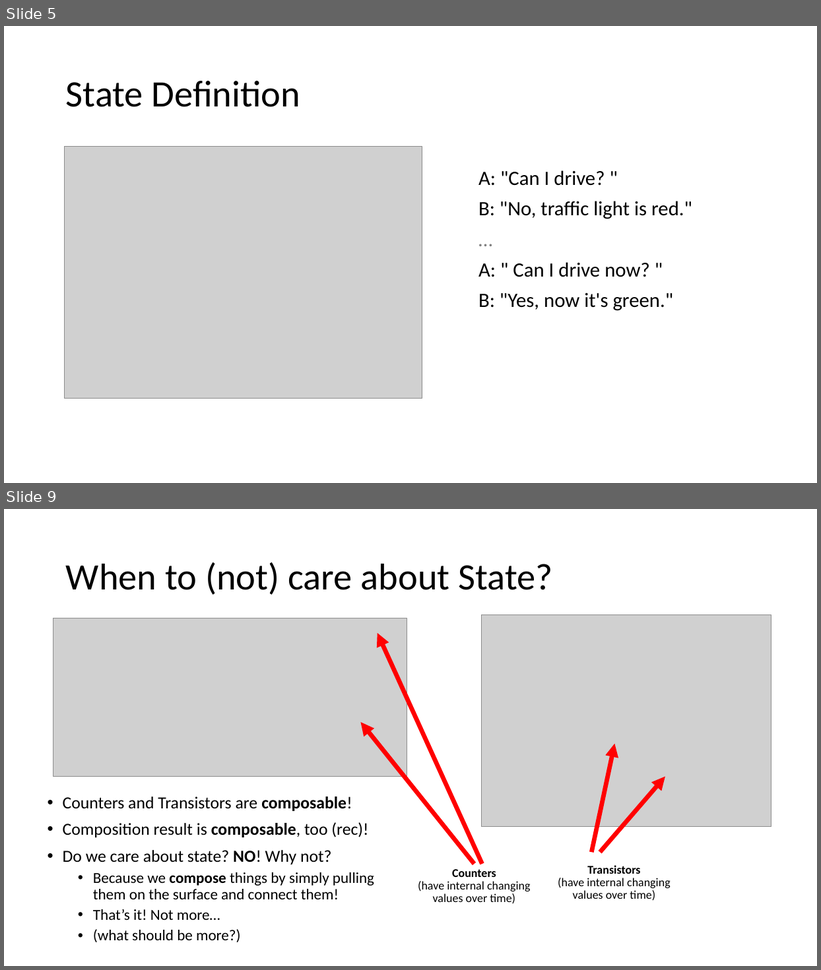
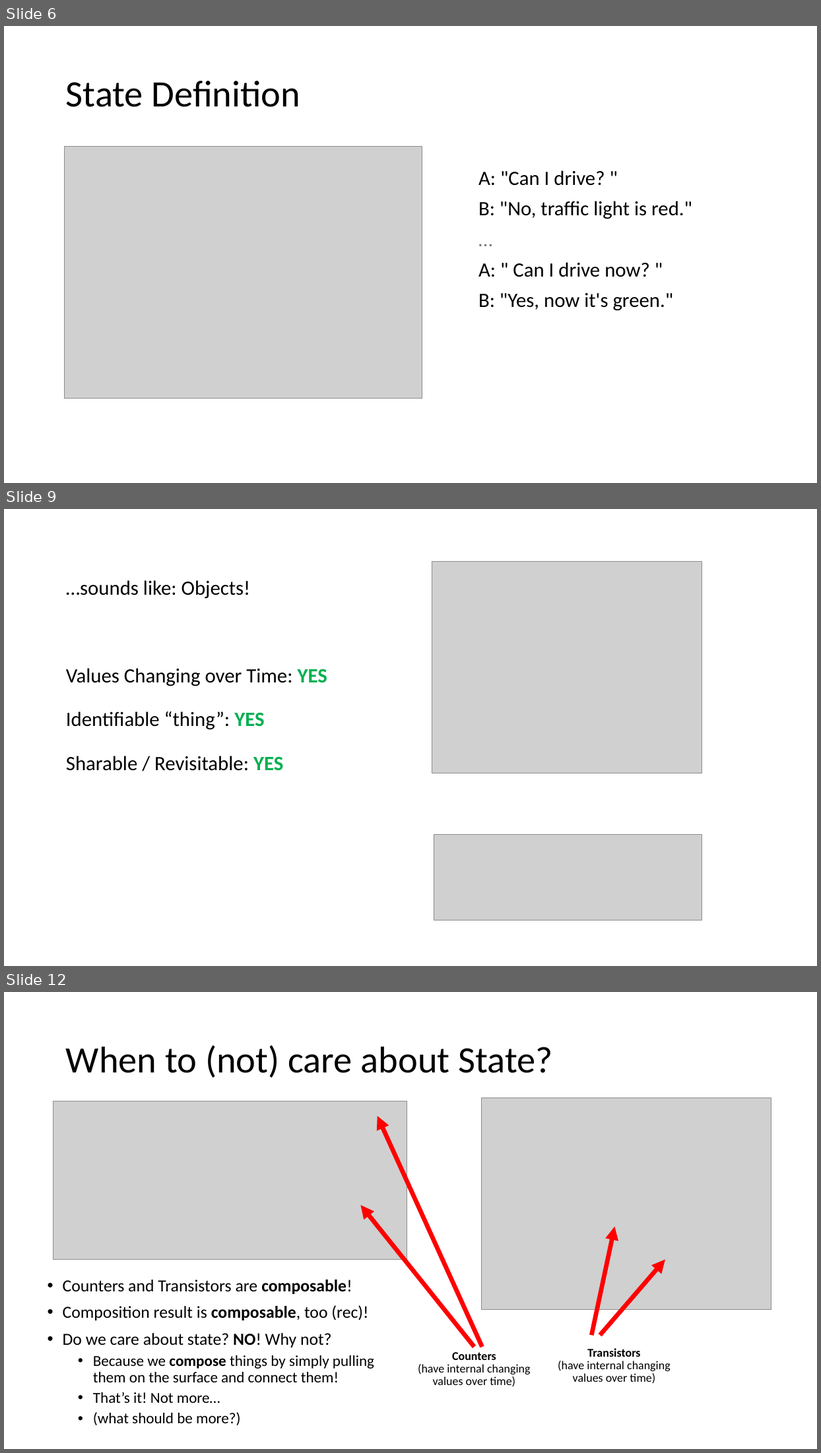
Before and after one commit to RonaldSchlenker/ReactIn200LoC, a slide deck: Vortrag/Presentation.pptx. Shown one above the other, each under a label of ours: slides 5 and 9 before the commit, slides 6, 9 and 12 after it; the slides between them are not shown. The pictures are 821x970 and 821x1453 pixels, drawn with LibreOffice and Linux fonts; fonts in the diff are those of the drawing; grey boxes stand for pictures. Boxes give left, top, right and bottom in pixels: in the first picture for what was removed or moved away, otherwise in the second. Text is boxed around its words. In the diff, an @@ line names an element or a change of style, - is before the commit and + after.

```diff
--- a/Vortrag/Presentation.pptx
+++ b/Vortrag/Presentation.pptx
@@ slide 9 added at (4,509,817,966), background #FFFFFF @@
@@ picture added at (432,561,702,774) @@
@@ title added at (66,580,327,771), 24 pt, text #000000 @@
+…sounds like: Objects!
+Values Changing over Time: YES
+Identifiable “thing”: YES
+Sharable / Revisitable: YES
@@ picture added at (434,835,702,921) @@
@@ what was slide 5 is now slide 6 @@
@@ what was slide 9 is now slide 12 @@
```
Also in this commit, not shown: 3 slides changed, 3 other slides added, 1 slide removed, 5 other files.
